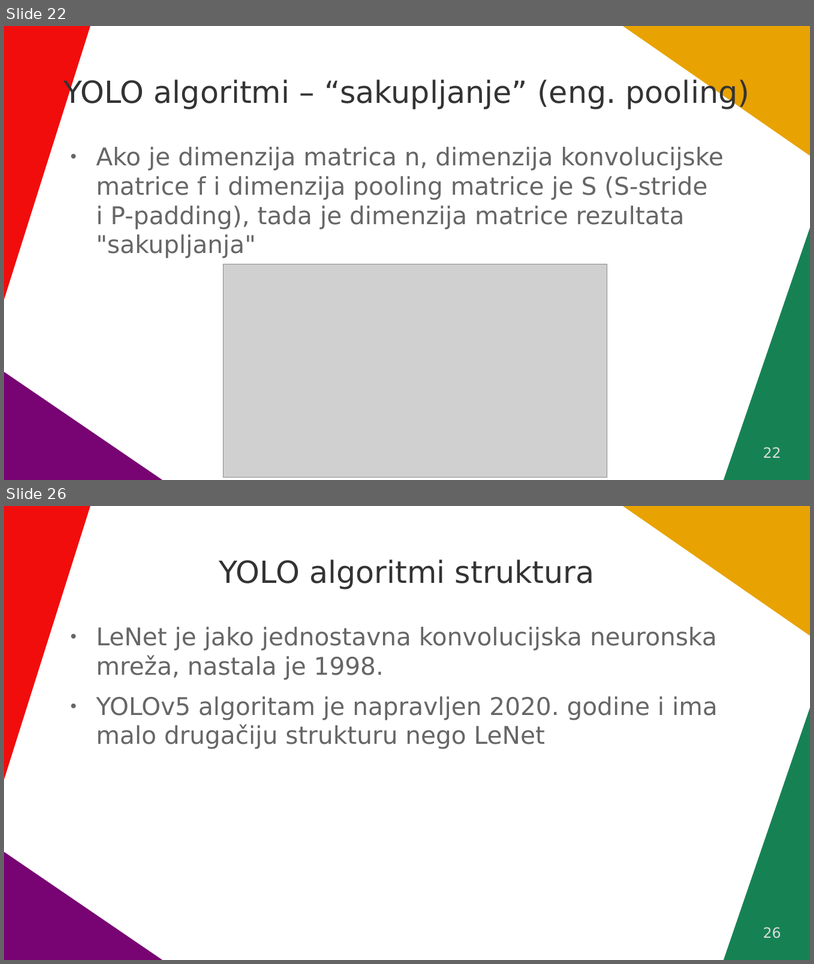
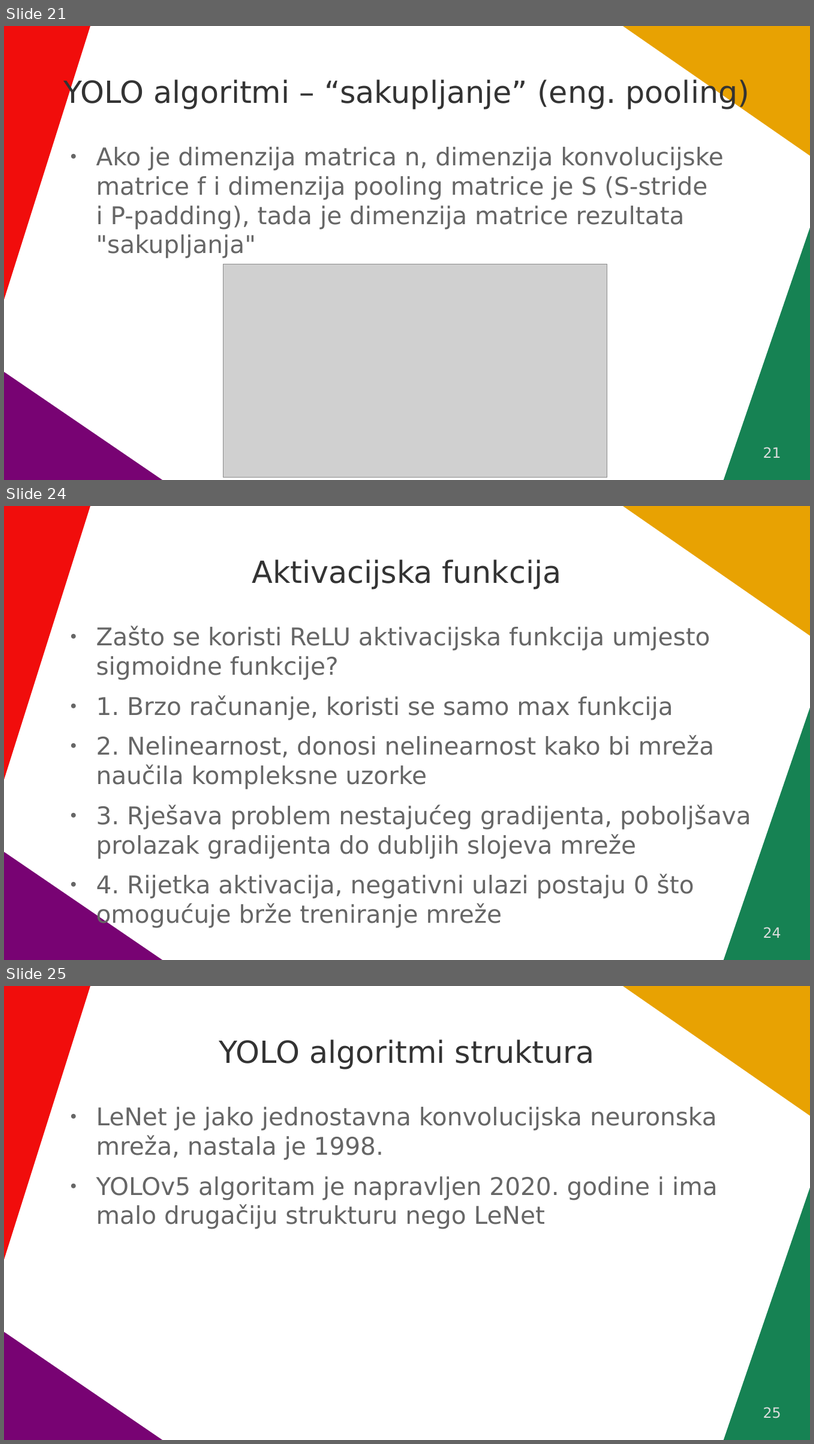
Before and after one commit to VidJoha/Seminar---CNN-i-YOLO-algoritmi, a slide deck: Konvolucijske neuralne mreže.odp. Shown one above the other, each under a label of ours: slides 22 and 26 before the commit, slides 21, 24 and 25 after it; the slides between them are not shown. The pictures are 814x964 and 814x1444 pixels, drawn with LibreOffice and Linux fonts; fonts in the diff are those of the drawing; grey boxes stand for pictures. Boxes give left, top, right and bottom in pixels: in the first picture for what was removed or moved away, otherwise in the second. Text is boxed around its words. In the diff, an @@ line names an element or a change of style, - is before the commit and + after.

```diff
--- a/Konvolucijske neuralne mreže.odp
+++ b/Konvolucijske neuralne mreže.odp
@@ slide 24 added at <box>4,506,810,960</box>, background #FFFFFF; not listed: 4 template elements that a slide beside it also shows @@
@@ title added at <box>252,559,562,589</box>, 30 pt, text #333333 @@
+Aktivacijska funkcija
@@ text added at <box>96,625,752,923</box>, 24 pt, text #666666 @@
+● Zašto se koristi ReLU aktivacijska funkcija umjesto sigmoidne funkcije?
+● 1. Brzo računanje, koristi se samo max funkcija
+● 2. Nelinearnost, donosi nelinearnost kako bi mreža naučila kompleksne uzorke
+● 3. Rješava problem nestajućeg gradijenta, poboljšava prolazak gradijenta do dubljih slojeva mreže
+● 4. Rijetka aktivacija, negativni ulazi postaju 0 što omogućuje brže treniranje mreže
@@ page number added at <box>764,927,782,937</box>, 14 pt, text #DDDDDD @@
+24
@@ what was slide 22 is now slide 21 @@
@@ page number at <box>764,447,782,457</box>: text changed @@
-22
+21
@@ what was slide 26 is now slide 25 @@
@@ page number at <box>764,1407,782,1418</box>: text changed @@
-26
+25
```
Also in this commit, not shown: 9 slides changed, 1 other slide added, 2 slides removed, 1 other file.
